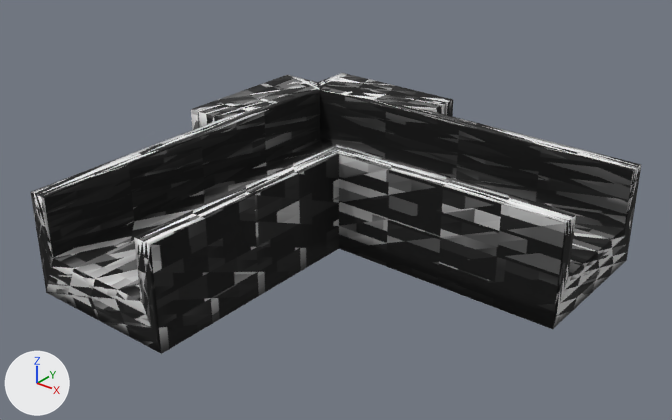
What one commit did to the glTF model resources/shape-11.glb.
Camera for both pictures: a camera (50 mm lens) standing at (0.943, -1.155, 0.668) and looking at (0.142, -0.154, 0.047). The lights are fixed; the arrows at lower left show +X, +Y and +Z. Where no turn or scale is listed for an object, it has been applied to the vertices. Vertices at the same position are counted once.

The first picture shows 'defaultobject'.
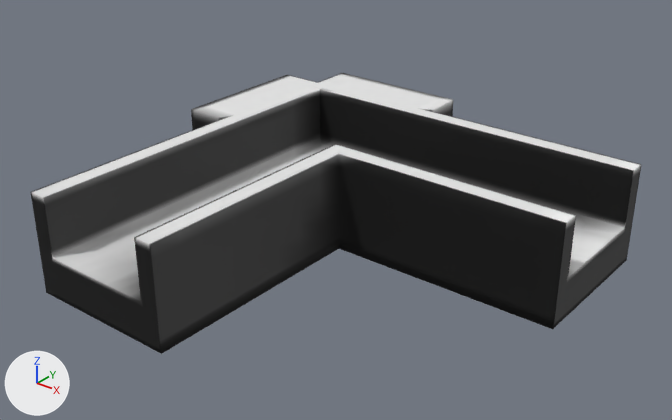
What differs and where, as boxes [x1, y1, x2, y2] in the pictures (672 x 420 px):
part 1 of me_defaultobject, added (black)
    after: [31, 73, 641, 354]

The change, as a list of edits to the scene's bpy script:
```text
Change me_defaultobject:
    used by ob_defaultobject; location = (0.0, 0.0, 0.0)
    remove me_defaultobject.from_pydata(...)  # 610 vertices, 1216 faces; spans x -0.2..0.5, y -0.5..0.2, z -0.038..0.125
    add me_defaultobject.from_pydata(...)  # 2434 vertices, 4864 faces; spans x -0.2..0.5, y -0.5..0.2, z -0.038..0.125
    me_defaultobject part 1: 1824 vertices added at x -0.2..0.5, y -0.5..0.2, z -0.038..0.125
```
